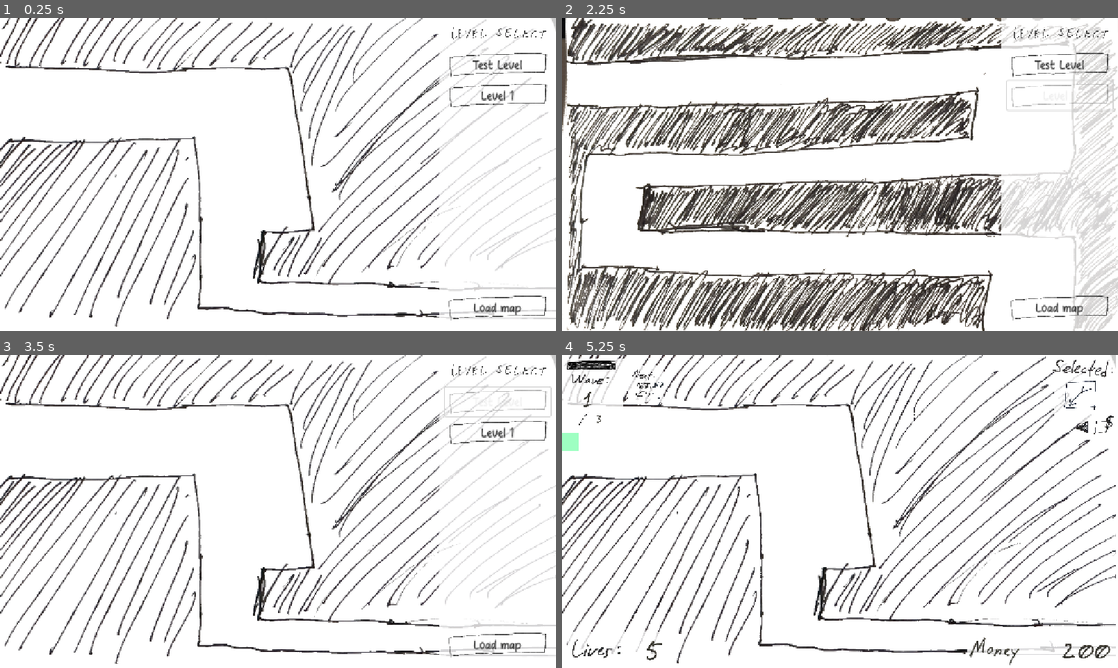
Above: before the commit, frames 1-4 (two rows, left to right).
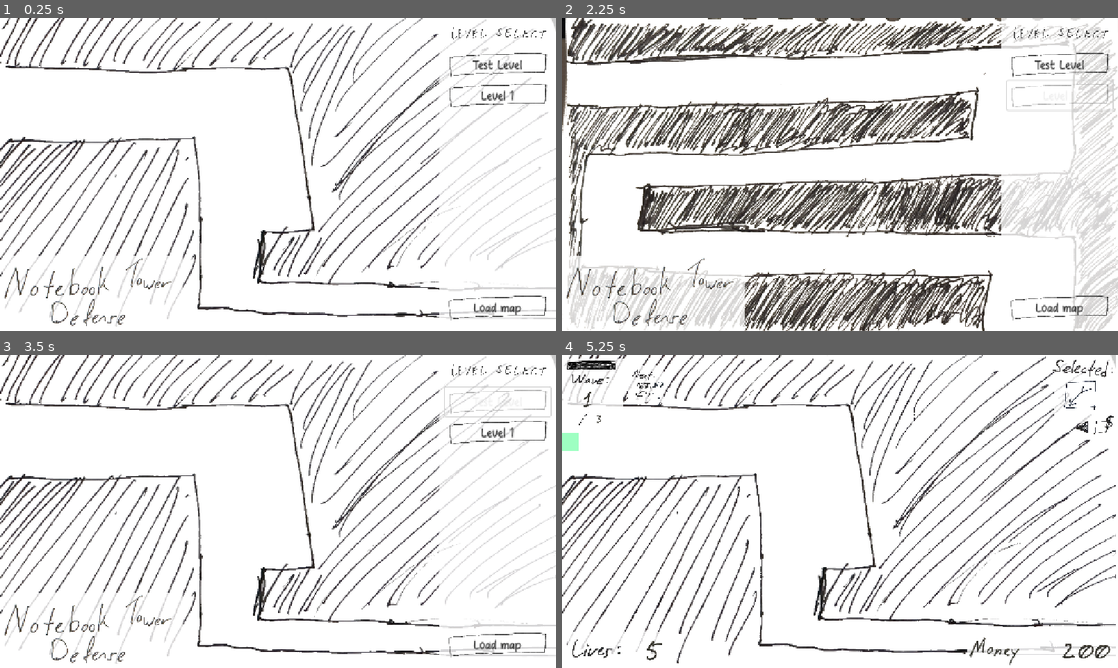
Above: after the commit, the same moments.

Repository: OzuYatamutsu/notebook-tower-defense
Game: Godot game, scene res://levels/MapSelect.tscn
The game is run twice, just before and just after one commit, with the same random seed, the same clock (stepped at 60 frames per second) and the same inputs.
Inputs:
- Up to frame 1 (0.25 s): no input
- Up to frame 2 (2.25 s): click "Level 1" at 0.5 s; click "Test Level" at 1.25 s; click "Level 1" at 2 s
- Up to frame 3 (3.5 s): click "Test Level" at 2.75 s
- Up to frame 4 (5.25 s): click "Level 1" at 3.5 s; click "Test Level" at 4.25 s; click "Load map" at 5 s

The runs differ from the first frame. In frame 1, 1.2% of the frame differs, in the area x 0-33%, y 76-99%; in frame 2, 3.6%, in the area x 0-33%, y 76-100%; in frame 3, 1.2%; in frame 4, nothing differs.

Commit message:
Add title to map select

Diff:
--- a/levels/MapSelect.tscn
+++ b/levels/MapSelect.tscn
@@ -1,10 +1,11 @@
-[gd_scene load_steps=6 format=3 uid="uid://dj8dl22g5mvxh"]
+[gd_scene load_steps=7 format=3 uid="uid://dj8dl22g5mvxh"]
 
 [ext_resource type="Texture2D" uid="uid://uao5bdiyd7ug" path="res://levels/test_level_layout.png" id="1_4cnvf"]
 [ext_resource type="Script" uid="uid://bk4ramqv4g64h" path="res://levels/map_select.gd" id="1_54y5f"]
 [ext_resource type="Texture2D" uid="uid://c3nvtklv4dry8" path="res://sprites/map_select_header.png" id="2_sqyih"]
 [ext_resource type="Texture2D" uid="uid://yhg5iutnvtlw" path="res://sprites/button_small.png" id="3_8a0mh"]
 [ext_resource type="Theme" uid="uid://c8vctxp5w606s" path="res://components/MapSelectTheme.tres" id="3_ytd17"]
+[ext_resource type="Texture2D" uid="uid://cuuch6k1hq4wj" path="res://sprites/title_screen_title.png" id="6_ky6rc"]
 
 [node name="MapSelect" type="Control"]
 layout_mode = 3
@@ -86,3 +87,33 @@
 scale = Vector2(1.28, 1.18062)
 texture = ExtResource("1_4cnvf")
 centered = false
+
+[node name="Title" type="Control" parent="."]
+layout_mode = 1
+anchors_preset = 2
+anchor_top = 1.0
+anchor_bottom = 1.0
+offset_top = -40.0
+offset_right = 40.0
+grow_vertical = 0
+
+[node name="BgRect" type="ColorRect" parent="Title"]
+z_index = 1
+layout_mode = 1
+anchors_preset = 15
+anchor_right = 1.0
+anchor_bottom = 1.0
+offset_left = 4.0
+offset_top = -132.75
+offset_right = 125.0
+offset_bottom = -95.75
+grow_horizontal = 2
+grow_vertical = 2
+scale = Vector2(2.58508, 2.23351)
+color = Color(1, 1, 1, 0.784314)
+
+[node name="Sprite2D" type="Sprite2D" parent="Title"]
+z_index = 1
+position = Vector2(200, -47.75)
+scale = Vector2(0.5, 0.5)
+texture = ExtResource("6_ky6rc")
